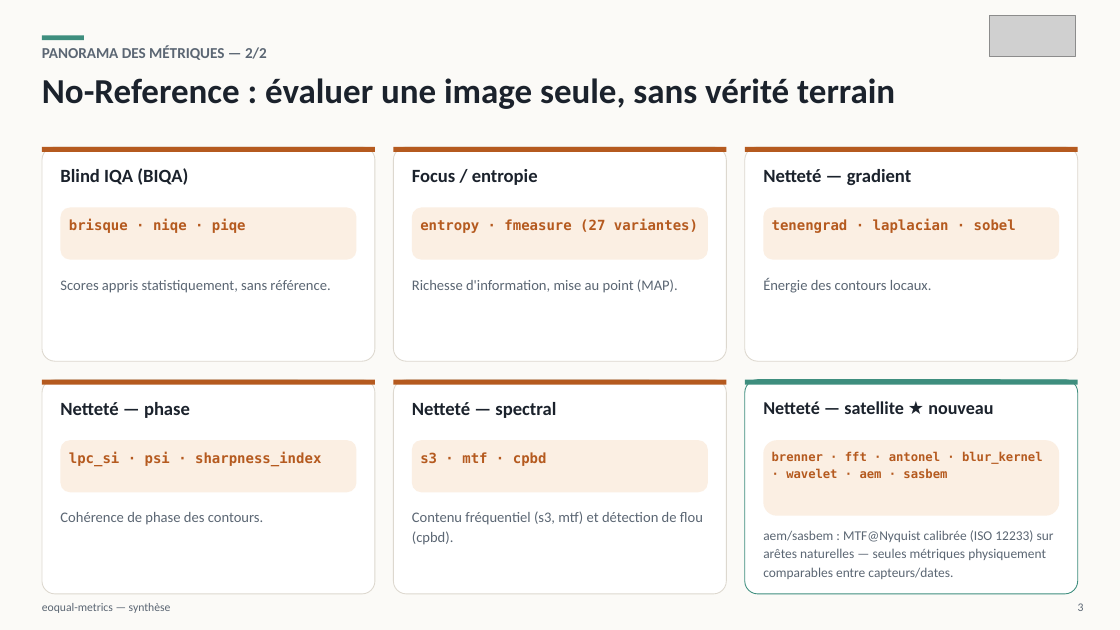
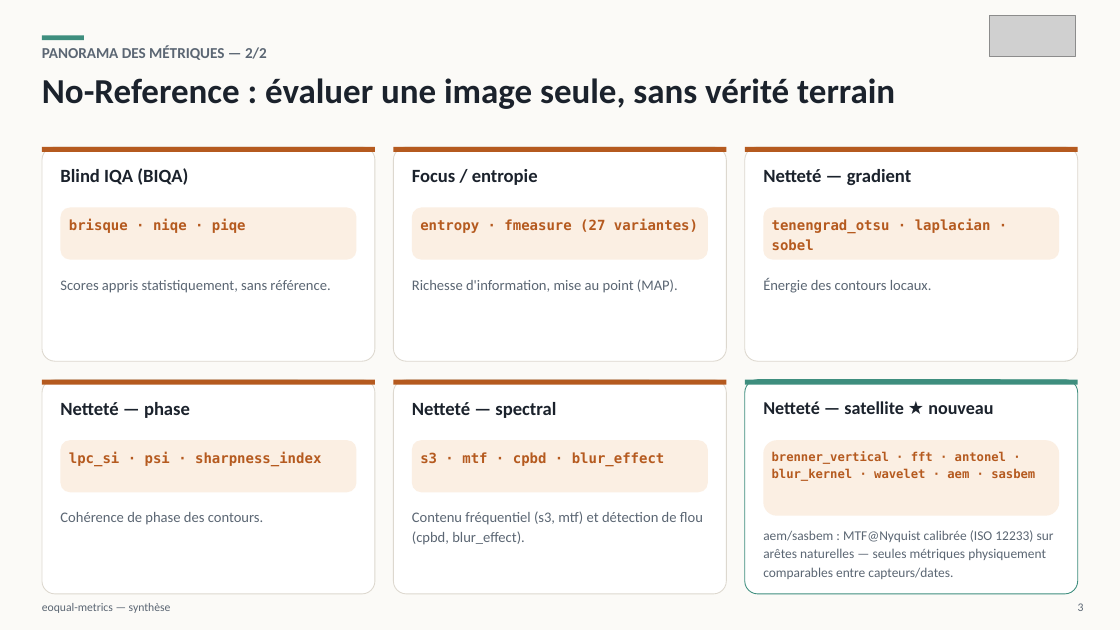
Before and after one commit to EOQual/eoqual-metrics, a slide deck: slide 3 of resources/eoqual-metrics_synthese.pptx. Drawn at 1120x630 pixels with LibreOffice and Linux fonts; fonts in the diff are those of the drawing; grey boxes stand for pictures. Boxes give left, top, right and bottom in pixels: in the first picture for what was removed or moved away, otherwise in the second. Text is boxed around its words. In the diff, an @@ line names an element or a change of style, - is before the commit and + after.

Commit message:
MAJ PPT synthèse : v1.1.0 (jsd, blur_effect, renommages tenengrad_otsu/brenner_vertical)

```diff
--- a/resources/eoqual-metrics_synthese.pptx
+++ b/resources/eoqual-metrics_synthese.pptx
@@ text at (772, 219, 991, 250): text changed @@
-tenengrad · laplacian · sobel
+tenengrad_otsu · laplacian · sobel
@@ text at (420, 452, 665, 466): text changed @@
-s3 · mtf · cpbd
+s3 · mtf · cpbd · blur_effect
@@ text at (772, 451, 1035, 481): text changed @@
-brenner · fft · antonel · blur_kernel · wavelet · aem · sasbem
+brenner_vertical · fft · antonel · blur_kernel · wavelet · aem · sasbem
@@ text at (412, 511, 703, 545): text changed @@
-Contenu fréquentiel (s3, mtf) et détection de flou (cpbd).
+Contenu fréquentiel (s3, mtf) et détection de flou (cpbd, blur_effect).
```
Also in this commit, not shown: 4 other slides changed.
